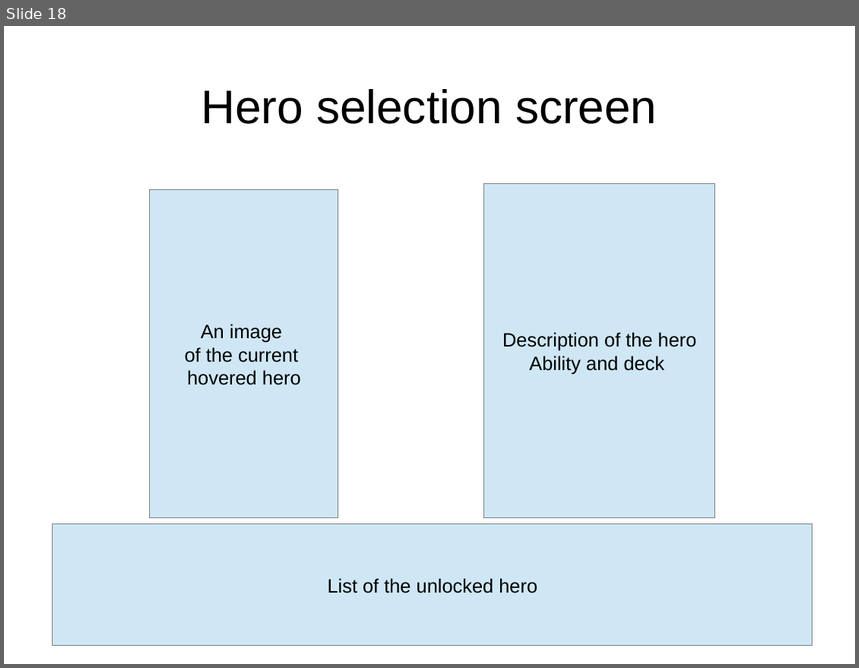
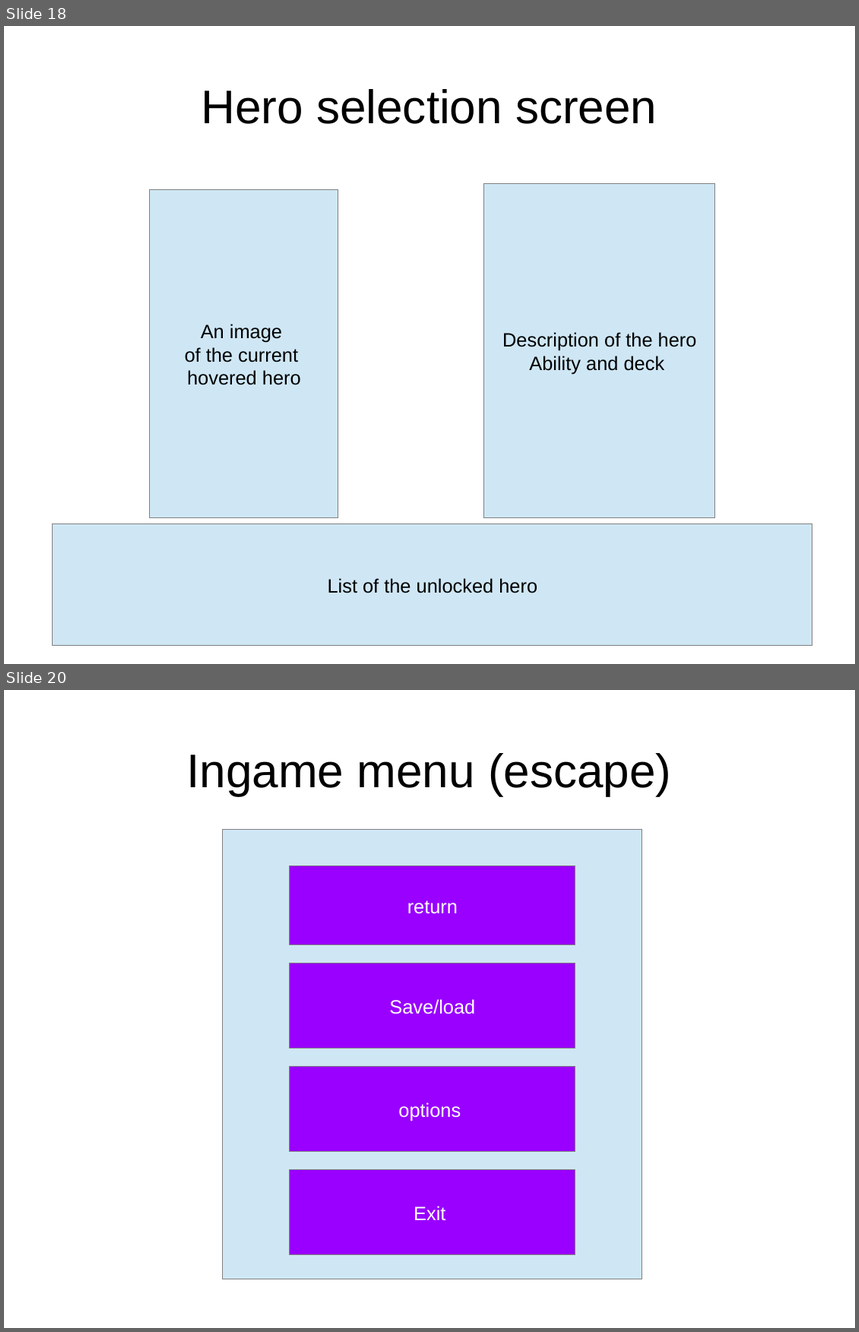
Before and after one commit to idolord/CryptDuel, a slide deck: documentation/interface CDC.odp. Shown one above the other, each under a label of ours: slide 18 before the commit, slides 18 and 20 after it; the slides between them are not shown. The pictures are 859x668 and 859x1332 pixels, drawn with LibreOffice and Linux fonts; fonts in the diff are those of the drawing. Boxes give left, top, right and bottom in pixels: in the first picture for what was removed or moved away, otherwise in the second. Text is boxed around its words. In the diff, an @@ line names an element or a change of style, - is before the commit and + after.

```diff
--- a/documentation/interface CDC.odp
+++ b/documentation/interface CDC.odp
@@ slide 20 added at [4, 690, 855, 1328], background #FFFFFF @@
@@ title added at [186, 753, 671, 796], 44 pt, text #000000 @@
+Ingame menu (escape)
@@ rectangle added at [223, 830, 642, 1280], fill #CFE7F5, outline #808080 0 pt @@
@@ rectangle added at [290, 866, 576, 945], fill #9900FF, outline #808080 0 pt, 18 pt, text #FFFFFF @@
+return
@@ rectangle added at [290, 964, 576, 1049], fill #9900FF, outline #808080 0 pt, 18 pt, text #FFFFFF @@
+Save/load
@@ rectangle added at [290, 1067, 576, 1152], fill #9900FF, outline #808080 0 pt, 18 pt, text #FFFFFF @@
+options
@@ rectangle added at [290, 1170, 576, 1255], fill #9900FF, outline #808080 0 pt, 18 pt, text #FFFFFF @@
+Exit
```
Also in this commit, not shown: 1 other slide added.
